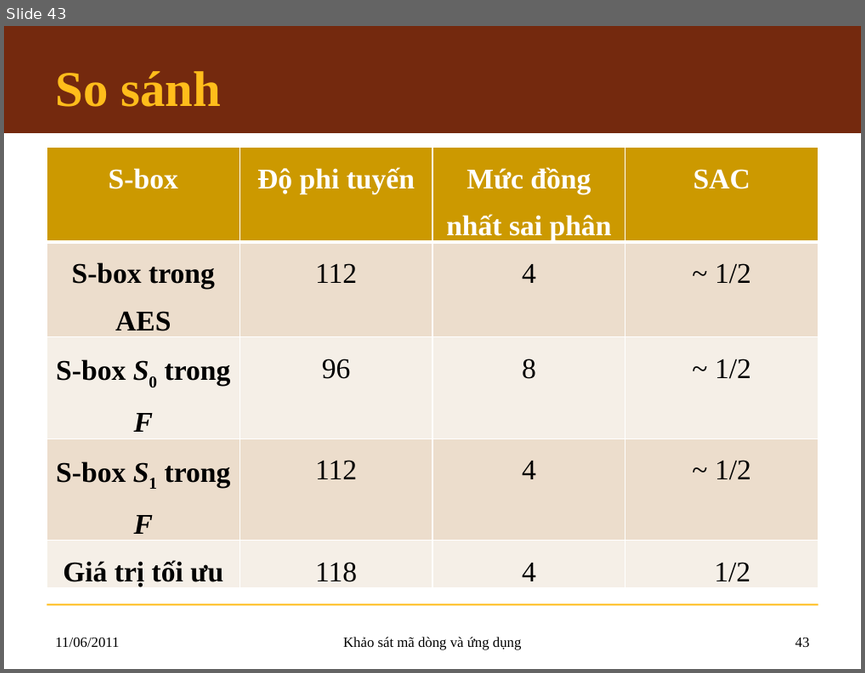
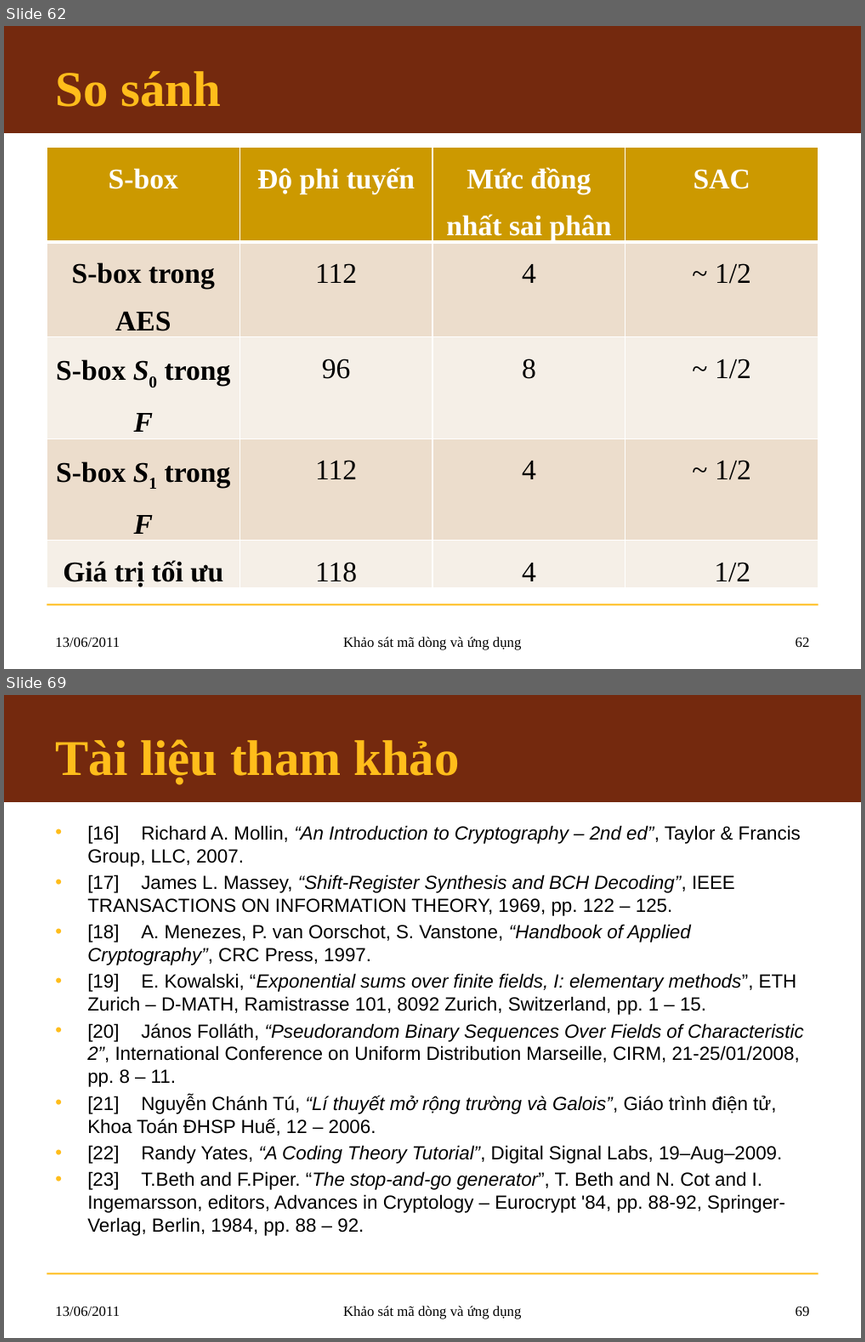
Before and after one commit to hemprasad/lvmm-sc, a slide deck: 7.Slide/KLTN_Slide.pptx. Shown one above the other, each under a label of ours: slide 43 before the commit, slides 62 and 69 after it; the slides between them are not shown. The pictures are 865x673 and 865x1342 pixels, drawn with LibreOffice and Linux fonts; fonts in the diff are those of the drawing; background and template pictures are left out. Boxes give left, top, right and bottom in pixels: in the first picture for what was removed or moved away, otherwise in the second. Text is boxed around its words. In the diff, an @@ line names an element or a change of style, - is before the commit and + after.

```diff
--- a/7.Slide/KLTN_Slide.pptx
+++ b/7.Slide/KLTN_Slide.pptx
@@ slide 69 added at box(4, 695, 861, 1338), background #FFFFFF; not listed: 2 template elements that a slide beside it also shows @@
@@ title added at box(55, 739, 459, 784), 42 pt, text #FFBD1B, bold @@
+Tài liệu tham khảo
@@ text added at box(87, 825, 803, 1236), 16 pt, text #000000 @@
+• [16] Richard A. Mollin, “An Introduction to Cryptography – 2nd ed”, Taylor & Francis Group, LLC, 2007.
+• [17] James L. Massey, “Shift-Register Synthesis and BCH Decoding”, IEEE TRANSACTIONS ON INFORMATION THEORY, 1969, pp. 122 – 125.
+• [18] A. Menezes, P. van Oorschot, S. Vanstone, “Handbook of Applied Cryptography”, CRC Press, 1997.
+• [19] E. Kowalski, “Exponential sums over finite fields, I: elementary methods”, ETH Zurich – D-MATH, Ramistrasse 101, 8092 Zurich, Switzerland, pp. 1 – 15.
+• [20] János Folláth, “Pseudorandom Binary Sequences Over Fields of Characteristic 2”, International Conference on Uniform Distribution Marseille, CIRM, 21-25/01/2008, pp. 8 – 11.
+• [21] Nguyễn Chánh Tú, “Lí thuyết mở rộng trường và Galois”, Giáo trình điện tử, Khoa Toán ĐHSP Huế, 12 – 2006.
+• [22] Randy Yates, “A Coding Theory Tutorial”, Digital Signal Labs, 19–Aug–2009.
+• [23] T.Beth and F.Piper. “The stop-and-go generator”, T. Beth and N. Cot and I. Ingemarsson, editors, Advances in Cryptology – Eurocrypt '84, pp. 88-92, Springer-Verlag, Berlin, 1984, pp. 88 – 92.
@@ text added at box(55, 1306, 120, 1315), 12 pt, text #000000 @@
+13/06/2011
@@ text added at box(343, 1305, 522, 1319), 12 pt, text #000000 @@
+Khảo sát mã dòng và ứng dụng
@@ page number added at box(795, 1306, 810, 1315), 12 pt, text #000000 @@
+69
@@ what was slide 43 is now slide 62 @@
@@ slide 62 changed as well @@
@@ text at box(55, 637, 120, 646): text changed @@
-11/06/2011
+13/06/2011
@@ page number at box(795, 637, 810, 646): text changed @@
-43
+62
```
Also in this commit, not shown: 42 other slides changed, 28 other slides added.
